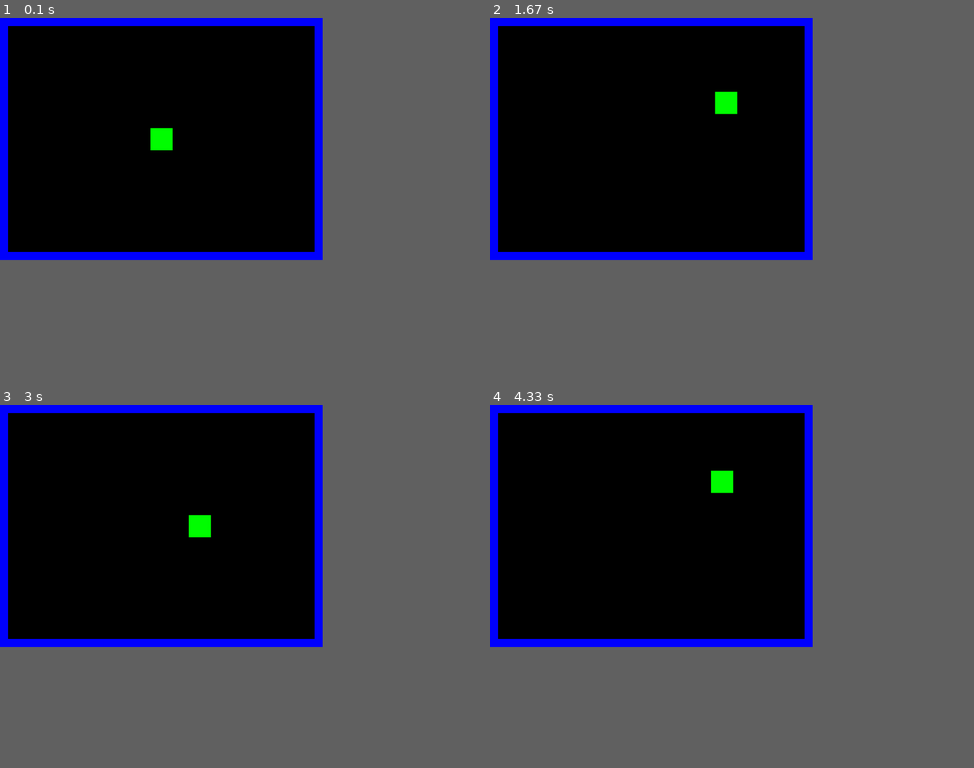
Above: before the commit, frames 1-4 (two rows, left to right).
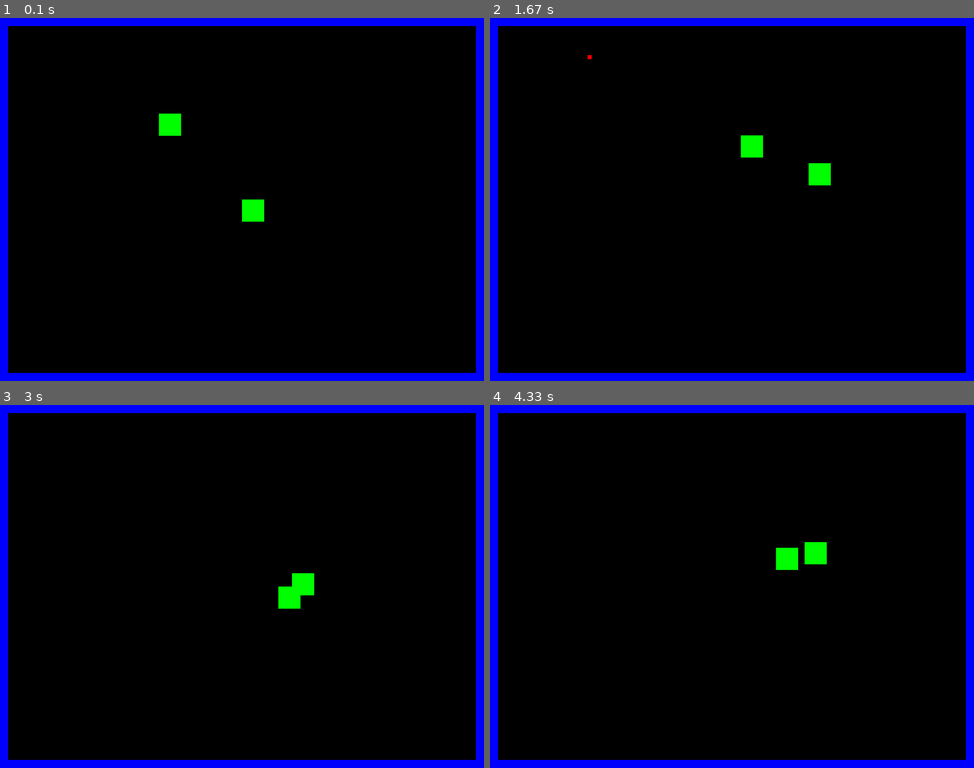
Above: after the commit, the same moments.

Repository: Domidhbw/DHBW
Game: pygame game, started from Projects/pygame/TorchGame/main.py
The game is run twice, just before and just after one commit, with the same random seed, the same clock (stepped at 60 frames per second) and the same inputs.
Inputs (mouse positions are in pixels of both pictures, inside the frame that each line leads up to):
- Up to frame 1 (0.1 s): no input
- Up to frame 2 (1.67 s): click (732, 199) at 0.38 s; hold D 0.67-1.13 s; move the mouse to (712, 214) at 0.7 s; hold W 1.17-1.47 s; hold D from 1.5 s (still down)
- Up to frame 3 (3 s): release D at 1.97 s; hold A 2-2.53 s; hold S 2.57-2.87 s; hold A from 2.9 s (still down)
- Up to frame 4 (4.33 s): release A at 3.3 s; hold W 3.33-3.7 s; hold D from 3.73 s (still down)
In our replay, the window is 600x450 before the commit and 900x675 after it. These sizes can differ from the game's own. Grey fills any space a smaller window leaves; there, only what the larger window draws over its background counts as a difference.

The runs differ from the first frame. In frame 1, 8.3% of the frame differs, in the area x 0-100%, y 0-100%; in frame 2, 8.4%; in frame 3, 8.4%; in frame 4, 8.3%.

Commit message:
added collisions, a player and a chasing enemy

Diff:
--- /dev/null
+++ b/Projects/29.01.24/hastable.py
@@ -0,0 +1,20 @@
+from collections import defaultdict
+
+cache = {}
+
+def fibonacci(n, cache={}):
+    if n in cache:
+        return cache[n]
+    if n <= 1:
+        return n
+    else:
+        result = fibonacci(n-1) + fibonacci(n-2)
+        cache[n] = result
+        return result
+
+n = 10 # Change this to the desired value of n
+fibonacci(n)
+
+for i in range(n, -1, -1):
+    count = sum(1 for key in cache if cache[key] == i)
+    print(f"Fibonacci of {i} is called {count} times")
--- /dev/null
+++ b/Projects/29.01.24/student.py
@@ -0,0 +1,30 @@
+from collections import Counter
+from faker import Faker
+import random
+
+fake = Faker()
+
+students = []
+
+for x in range(100):
+    student = {
+        'name': fake.name(),
+        'age': random.randint(18,25),
+        'major': random.choice(['Computer Science','Mathematics','Physics']),
+        'gpa': round(random.uniform(2.0,4.0),2),
+        'is_international': random.choice([True,False])
+    }
+    students.append(student)
+
+
+listOfNames = list()
+
+for student in students:
+    listOfNames.append(student['name'].split(' ')[0])
+
+
+a = Counter(listOfNames)
+
+for name, count in a.items():
+    if count > 1:
+        print(f'{name}: {count} times')
--- a/Projects/pygame/LevelEditor/Main.py
+++ b/Projects/pygame/LevelEditor/Main.py
@@ -2,7 +2,7 @@
 from listGenerator import LevelGenerator
 
 pygame.init()
-screen = pygame.display.set_mode((700, 350))
+screen = pygame.display.set_mode((1200, 600))
 clock = pygame.time.Clock()
 running = True
 
--- a/Projects/pygame/LevelEditor/testLevel.txt
+++ b/Projects/pygame/LevelEditor/testLevel.txt
@@ -1,5 +1,6 @@
-o o o o o o o o o o ,
-o o i i o o o o o o ,
-o o o o o o o o o o ,
-o o o o o o x x x x ,
-x x x x x x x x x x ,
+o o o o o o o o o o o o,
+o o i i o o o o o o o o,
+o o o o o o o x x x o o,
+o o o o o o x x x x o o,
+x x x x x x x x x x o o,
+x x x x x x x x x x o o,
--- /dev/null
+++ b/Projects/pygame/TorchGame/bullet.py
@@ -0,0 +1,13 @@
+import pygame
+
+BULLET_SPEED = 7
+
+
+class Bullet:
+    def __init__(self, x, y, direction):
+        self.rect = pygame.Rect(x, y, 10, 10)
+        self.direction = direction
+
+    def updatePosition(self):
+        self.rect.x += self.direction.x * BULLET_SPEED
+        self.rect.y += self.direction.y * BULLET_SPEED
--- /dev/null
+++ b/Projects/pygame/TorchGame/collisionhandler.py
@@ -0,0 +1,22 @@
+import pygame
+
+class collisionHandler:
+    def __init__(self) -> None:
+        pass
+
+    def update(self,player,collisionmap):
+        player.updatePosition()
+
+        for item in collisionmap:
+            if item.rect.colliderect(player.rect):
+                if player.direction.x < 0:
+                    player.rect.left = item.rect.right
+                elif player.direction.x > 0:
+                    #from right
+                    player.rect.right = item.rect.left
+        for item in collisionmap:
+            if item.rect.colliderect(player.rect):
+                if player.direction.y > 0:
+                    player.rect.bottom = item.rect.top
+                elif player.direction.y < 0:
+                    player.rect.top = item.rect.bottom
--- /dev/null
+++ b/Projects/pygame/TorchGame/enemy.py
@@ -0,0 +1,27 @@
+import pygame
+import random
+
+ENEMY_SPEED = 3
+SCREEN_WIDTH = 800
+SCREEN_HEIGHT = 600
+
+# Enemy class
+class Enemy():
+    def __init__(self, player_rect):
+        self.rect = pygame.Rect(random.randint(0, SCREEN_WIDTH - 55), random.randint(0, SCREEN_HEIGHT - 55), 55, 55)
+        self.player_rect = player_rect
+
+    def chasePlayer(self):
+        player_x, player_y = self.player_rect.center
+        enemy_x, enemy_y = self.rect.center
+
+        if abs(player_x - enemy_x) > abs(player_y - enemy_y):
+            if player_x < enemy_x:
+                self.rect.x -= ENEMY_SPEED
+            elif player_x > enemy_x:
+                self.rect.x += ENEMY_SPEED
+        else:
+            if player_y < enemy_y:
+                self.rect.y -= ENEMY_SPEED
+            elif player_y > enemy_y:
+                self.rect.y += ENEMY_SPEED
--- a/Projects/pygame/TorchGame/main.py
+++ b/Projects/pygame/TorchGame/main.py
@@ -2,10 +2,12 @@
 import sys
 from wall import Wall
 from player import Player
+from collisionhandler import collisionHandler
+from enemy import Enemy
 pygame.init()
 
 #Constants
-WIDTH, HEIGHT = 800,600
+WIDTH, HEIGHT = 1200,900
 FPS = 60
 
 #Game Window
@@ -20,29 +22,35 @@
 bottomWall = Wall(0,HEIGHT-20,WIDTH,20)
 leftWall = Wall(0,0,20,HEIGHT)
 rightWall = Wall(WIDTH-20,0,20,HEIGHT)
+walls = [topWall, bottomWall, leftWall, rightWall]
+ememy = Enemy(player.rect)
 
-walls = [topWall, bottomWall, leftWall, rightWall]
+collisionHandler = collisionHandler()
 
 while running:
     for event in pygame.event.get():
         if event.type == pygame.QUIT:
             running = False
+        elif event.type == pygame.MOUSEBUTTONDOWN:
+                if event.button == 1:  # Left mouse button
+                    target_x, target_y = pygame.mouse.get_pos()
+                    player.shoot(target_x, target_y)
 
     # Update game objects
-    player.update()
-
-    for wall in walls:
-        if player.rect.colliderect(wall):
-            player.wallHit()
-
+    player.getInput()
+    collisionHandler.update(player,walls)
+    ememy.chasePlayer()
     # Draw everything on the screen
     screen.fill((0, 0, 0))
+    for bullet in player.bullets:
+        bullet.updatePosition()
 
     pygame.draw.rect(screen,'green',player.rect)
-
+    pygame.draw.rect(screen,'green',ememy.rect)
     for wall in walls:
         pygame.draw.rect(screen,'blue',wall.rect)
-
+    for bullet in player.bullets:
+         pygame.draw.rect(screen, 'red', bullet.rect)
     pygame.display.flip()
     clock.tick(FPS)
 
--- a/Projects/pygame/TorchGame/player.py
+++ b/Projects/pygame/TorchGame/player.py
@@ -1,4 +1,5 @@
 import pygame
+from bullet import Bullet
 
 class Player():
     def __init__(self) -> None:
@@ -6,21 +7,34 @@
         self.playerPos = pygame.Vector2(self.surface.get_width()/2, self.surface.get_height()/2)
         self.speed = 5
         self.rect = pygame.Rect(self.playerPos.x, self.playerPos.y, 55,55)
+        self.direction = pygame.Vector2(0,0)
+        self.bullets = []
 
-    def update(self):
-        self.rect.center = self.playerPos
+    def getInput(self):
+        self.direction = pygame.Vector2(0,0)
         keys = pygame.key.get_pressed()
 
         if keys[pygame.K_w]:
-            self.playerPos.y -= self.speed
-        if keys[pygame.K_s]:
-            self.playerPos.y += self.speed
+            self.direction.y  = -1
+        elif keys[pygame.K_s]:
+            self.direction.y  = 1
+        else:
+            self.direction.y = 0
         if keys[pygame.K_a]:
-            self.playerPos.x -= self.speed
-        if keys[pygame.K_d]:
-            self.playerPos.x += self.speed
+            self.direction.x  = -1
+        elif keys[pygame.K_d]:
+            self.direction.x  = 1
+        else:
+            self.direction.x = 0
 
-    def wallHit(self):
-        ##Add Collision
-        #https://www.metanetsoftware.com/technique/tutorialA.html
-        pass
+        if self.direction.x != 0 and self.direction.y != 0:
+            self.direction.x = 0
+
+    def updatePosition(self):
+        self.rect.x += self.direction.x * self.speed
+        self.rect.y += self.direction.y * self.speed
+
+    def shoot(self, targetx,targety):
+        bullet_direction = pygame.Vector2(targetx - self.rect.centerx, targety - self.rect.centery)
+        bullet_direction.normalize_ip()
+        self.bullets.append(Bullet(self.rect.centerx, self.rect.centery, bullet_direction))
